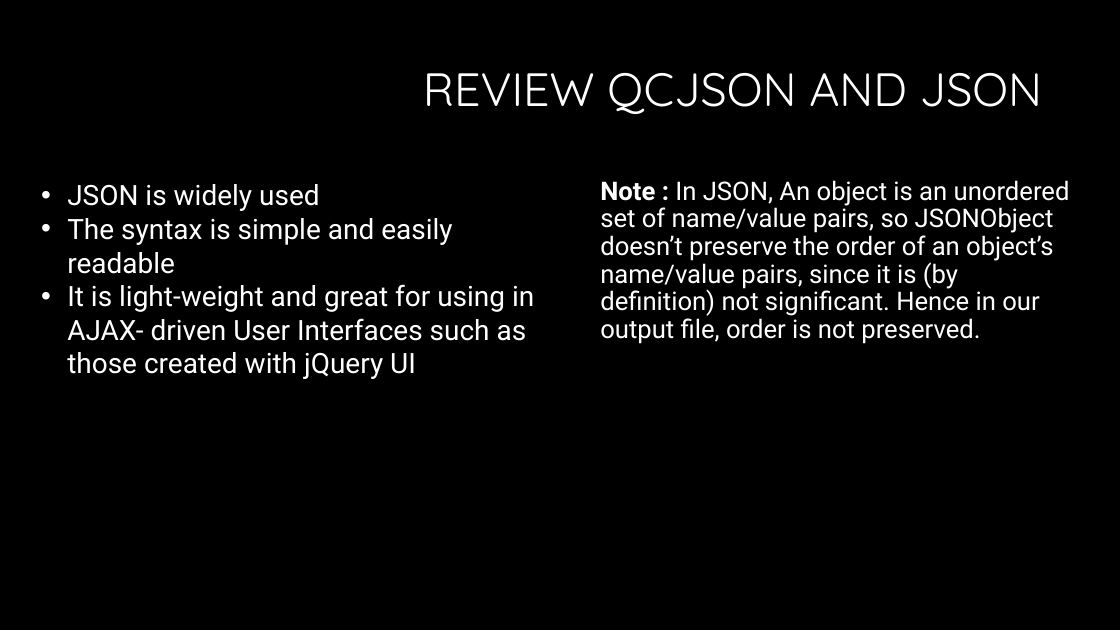
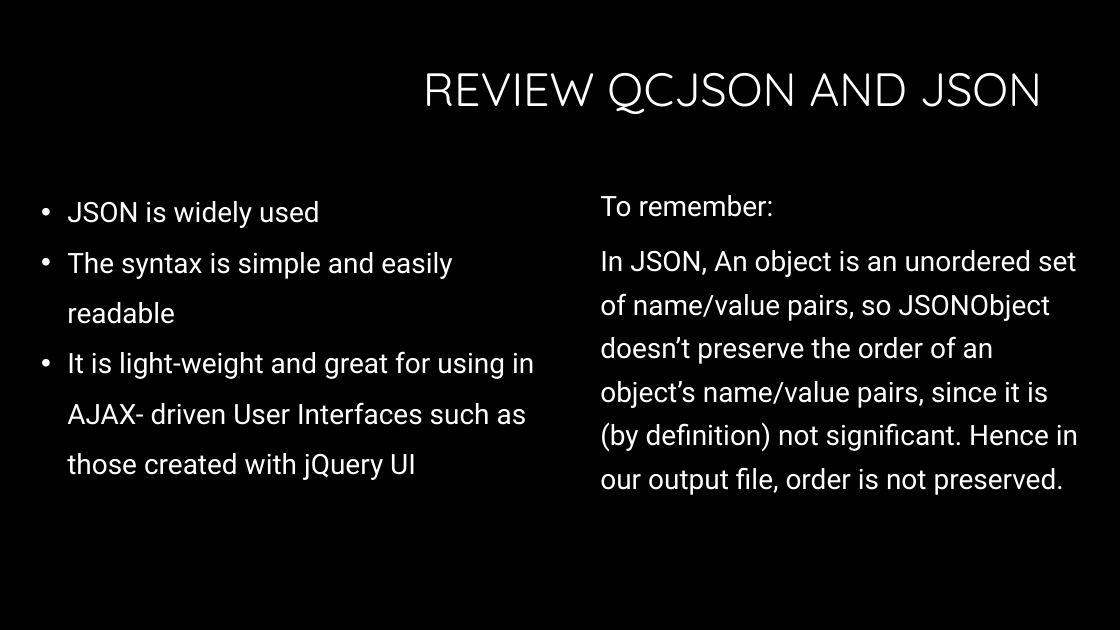
Before and after one commit to edgarrfigueroa/cit360, a slide deck: slide 9 of Week 5 QCJSON and JSON.pptx. Drawn at 1120x630 pixels with LibreOffice and Linux fonts; fonts in the diff are those of the drawing; background and template pictures are left out. Boxes give left, top, right and bottom in pixels: in the first picture for what was removed or moved away, otherwise in the second. Text is boxed around its words. In the diff, an @@ line names an element or a change of style, - is before the commit and + after.

```diff
--- a/Week 5 QCJSON and JSON.pptx
+++ b/Week 5 QCJSON and JSON.pptx
@@ text "JSON is widely used" at bbox=[67, 201, 534, 480]: line spacing 1 to 1.5 @@
@@ text at bbox=[600, 195, 1078, 495]: text changed; size 22 to 24 pt @@
-Note : In JSON, An object is an unordered set of name/value pairs, so JSONObject doesn’t preserve the order of an object’s name/value pairs, since it is (by definition) not significant. Hence in our output file, order is not preserved.
+To remember:
+In JSON, An object is an unordered set of name/value pairs, so JSONObject doesn’t preserve the order of an object’s name/value pairs, since it is (by definition) not significant. Hence in our output file, order is not preserved.
```
